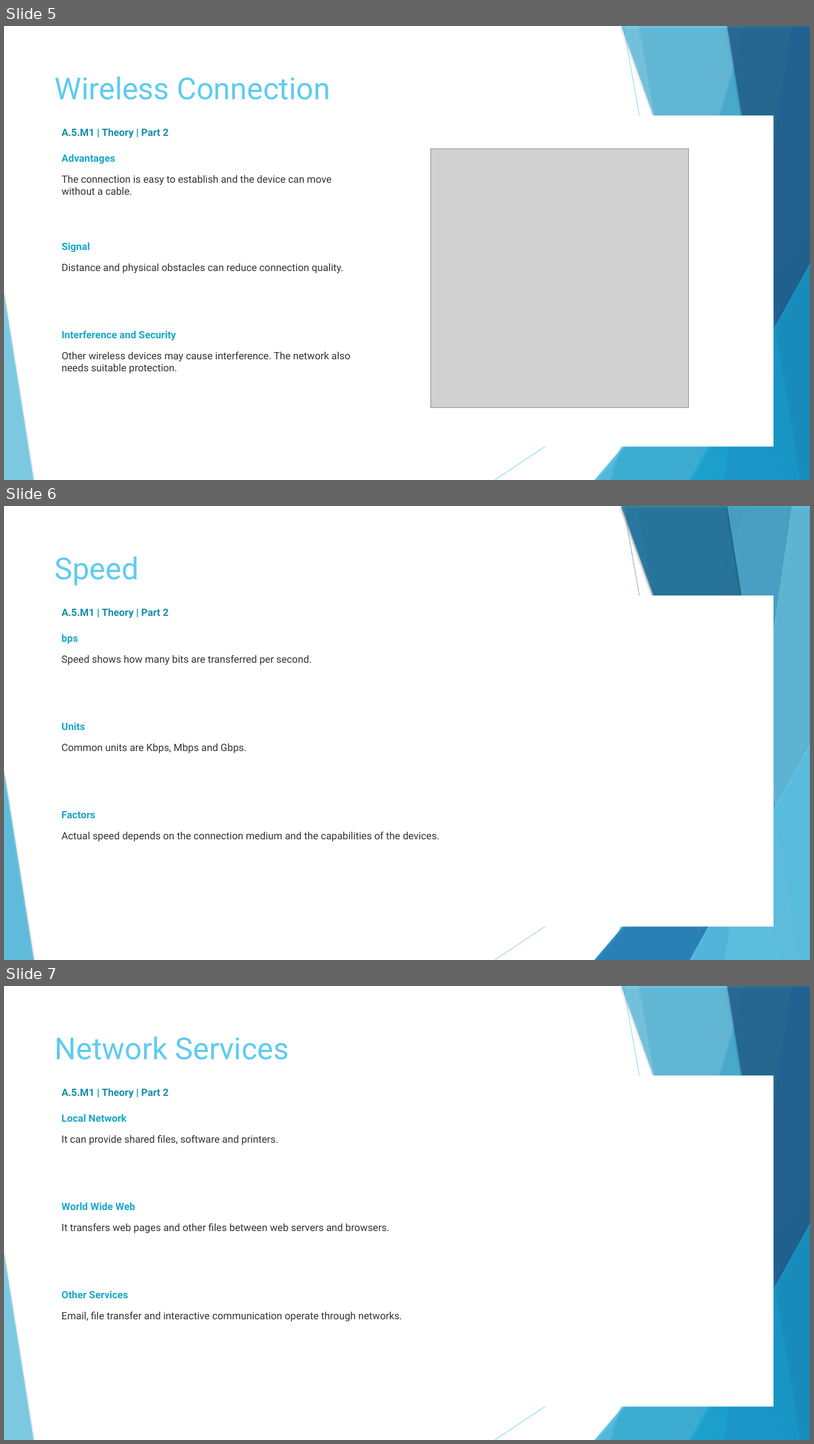
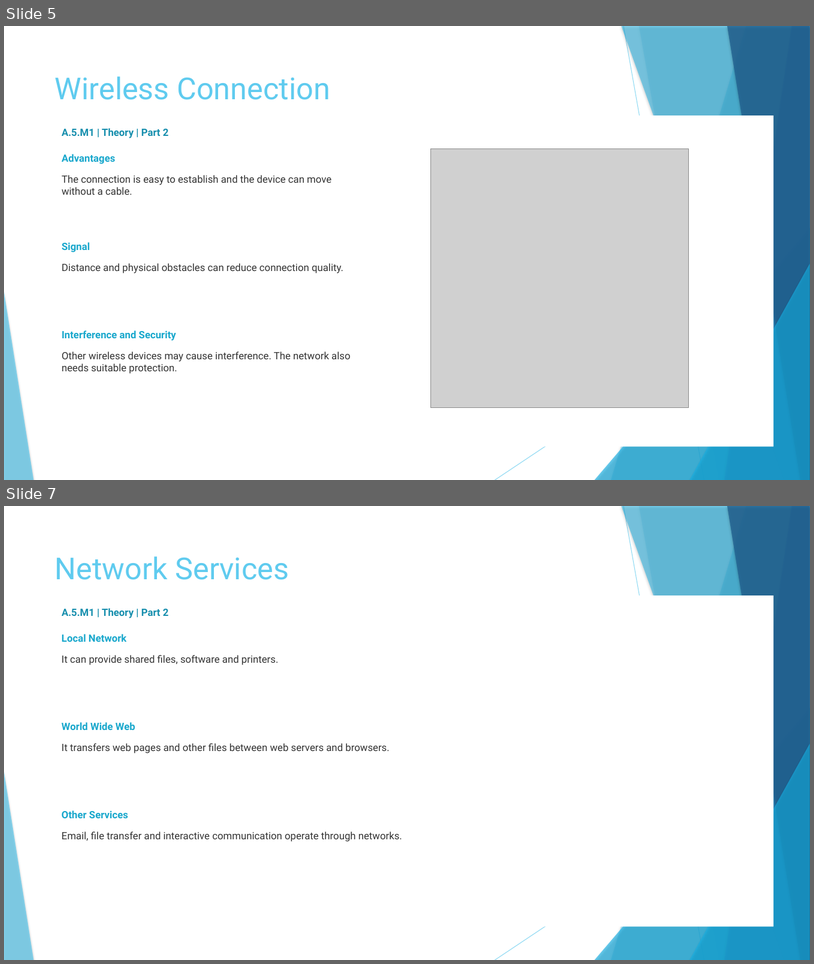
Before and after one commit to aristos32/education, a slide deck: schools-presentations/A Lykeiou/alloglossoi/A.5.M1 Introduction - Part 2 English.pptx. Shown one above the other, each under a label of ours: slides 5, 6 and 7 before the commit, slides 5 and 7 after it; the slides between them are not shown. The pictures are 814x1444 and 814x964 pixels, drawn with LibreOffice and Linux fonts; fonts in the diff are those of the drawing; grey boxes stand for pictures. Boxes give left, top, right and bottom in pixels: in the first picture for what was removed or moved away, otherwise in the second. Text is boxed around its words. In the diff, an @@ line names an element or a change of style, - is before the commit and + after.

```diff
--- a/schools-presentations/A Lykeiou/alloglossoi/A.5.M1 Introduction - Part 2 English.pptx
+++ b/schools-presentations/A Lykeiou/alloglossoi/A.5.M1 Introduction - Part 2 English.pptx
@@ slide 6 removed at [4, 506, 810, 960], background #FFFFFF; not listed: 10 template elements that a slide beside it also shows @@
@@ freeform shape removed at [611, 506, 810, 960] @@
@@ freeform shape removed at [611, 506, 810, 960] @@
@@ freeform shape removed at [621, 506, 810, 960] @@
@@ freeform shape removed at [621, 506, 810, 960] @@
@@ line removed from (624, 506) to (705, 960) @@
@@ line removed from (624, 506) to (705, 960) @@
@@ freeform shape removed at [639, 506, 810, 960] @@
@@ freeform shape removed at [639, 506, 810, 960] @@
@@ freeform shape removed at [725, 506, 810, 960] @@
@@ freeform shape removed at [725, 506, 810, 960] @@
@@ freeform shape removed at [728, 506, 810, 960] @@
@@ freeform shape removed at [728, 506, 810, 960] @@
@@ title removed at [55, 556, 139, 585] @@
-Speed
@@ rectangle removed at [44, 595, 774, 927] @@
@@ text removed at [62, 608, 169, 618] @@
-A.5.M1 | Theory | Part 2
@@ text removed at [62, 634, 78, 644] @@
-bps
@@ text removed at [62, 655, 312, 665] @@
-Speed shows how many bits are transferred per second.
@@ triangle removed at [595, 708, 810, 960] @@
@@ triangle removed at [595, 708, 810, 960] @@
@@ text removed at [62, 722, 85, 730] @@
-Units
@@ text removed at [62, 743, 246, 753] @@
-Common units are Kbps, Mbps and Gbps.
@@ line removed from (810, 750) to (495, 960) @@
@@ line removed from (810, 750) to (495, 960) @@
@@ triangle removed at [690, 744, 810, 960] @@
@@ triangle removed at [690, 744, 810, 960] @@
@@ triangle removed at [4, 772, 33, 960] @@
@@ text removed at [62, 811, 95, 818] @@
-Factors
@@ text removed at [62, 831, 440, 841] @@
-Actual speed depends on the connection medium and the capabilities of the devices.
```
Also in this commit, not shown: 1 slide added, 10 other files.
